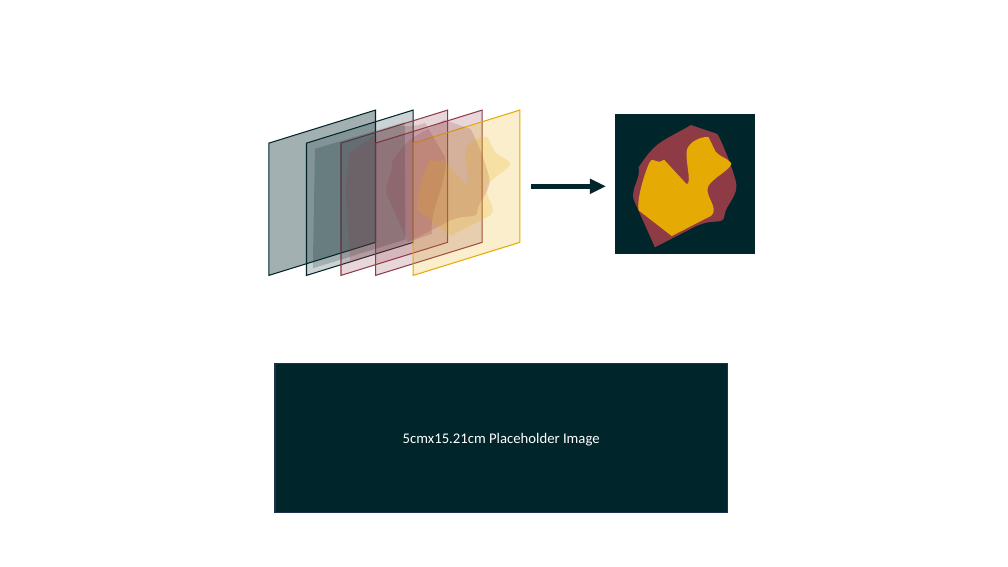
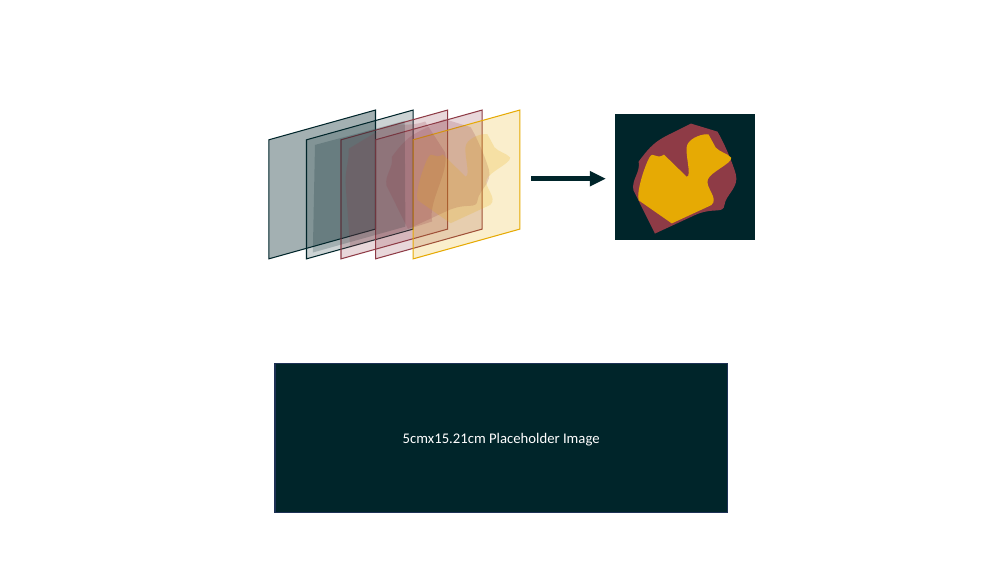
Before and after one commit to add-am/website, a slide deck: slide 7 of images/listing_images.pptx. Drawn at 1008x567 pixels with LibreOffice and Linux fonts; fonts in the diff are those of the drawing. Boxes give left, top, right and bottom in pixels: in the first picture for what was removed or moved away, otherwise in the second. Text is boxed around its words. In the diff, an @@ line names an element or a change of style, - is before the commit and + after.

```diff
--- a/images/listing_images.pptx
+++ b/images/listing_images.pptx
@@ flow chart input output: place and size @@
-flow chart input output at <box>269,110,376,275</box>
+flow chart input output at <box>269,110,376,259</box>
@@ flow chart input output: place and size @@
-flow chart input output at <box>269,110,376,275</box>
+flow chart input output at <box>269,110,376,259</box>
@@ flow chart input output: place and size @@
-flow chart input output at <box>307,110,414,275</box>
+flow chart input output at <box>307,110,414,259</box>
@@ flow chart input output: place and size @@
-flow chart input output at <box>341,110,448,275</box>
+flow chart input output at <box>341,110,448,259</box>
@@ flow chart input output: place and size @@
-flow chart input output at <box>376,110,482,275</box>
+flow chart input output at <box>376,110,482,259</box>
@@ freeform shape: place and size @@
-freeform shape at <box>386,120,490,242</box>
+freeform shape at <box>386,119,490,230</box>
@@ flow chart input output: place and size @@
-flow chart input output at <box>414,110,520,275</box>
+flow chart input output at <box>414,110,520,259</box>
@@ rectangle: place and size @@
-rectangle at <box>616,115,754,253</box>
+rectangle at <box>616,114,754,239</box>
@@ freeform shape: place and size @@
-freeform shape at <box>313,122,405,268</box>
+freeform shape at <box>313,121,405,253</box>
@@ freeform shape: place and size @@
-freeform shape at <box>346,123,446,263</box>
+freeform shape at <box>346,122,446,248</box>
@@ freeform shape: place and size @@
-freeform shape at <box>417,137,510,236</box>
+freeform shape at <box>417,134,510,223</box>
@@ freeform shape: place and size @@
-freeform shape at <box>633,125,737,248</box>
+freeform shape at <box>633,124,737,234</box>
@@ freeform shape: place and size @@
-freeform shape at <box>638,137,731,236</box>
+freeform shape at <box>639,134,732,223</box>
@@ arrow moved from (531, 186) - (606, 186) to (531, 178) - (606, 178) @@
```
Also in this commit, not shown: 4 other slides changed, 4 slides added, 2 slides removed, 11 other files.
